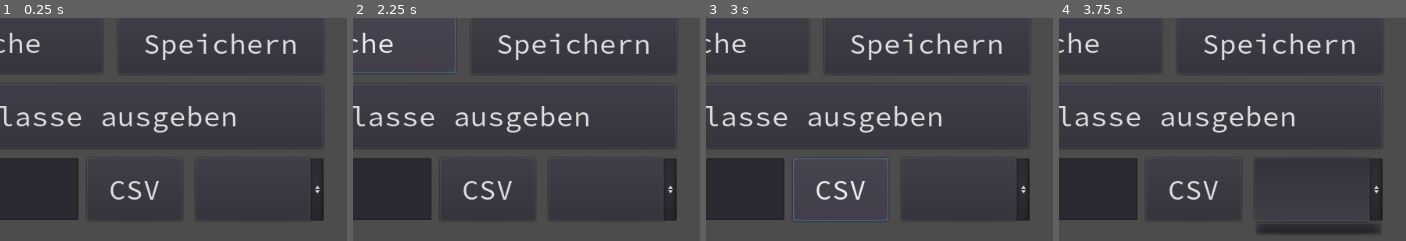
Above: before the commit, frames 1-4 (left to right).
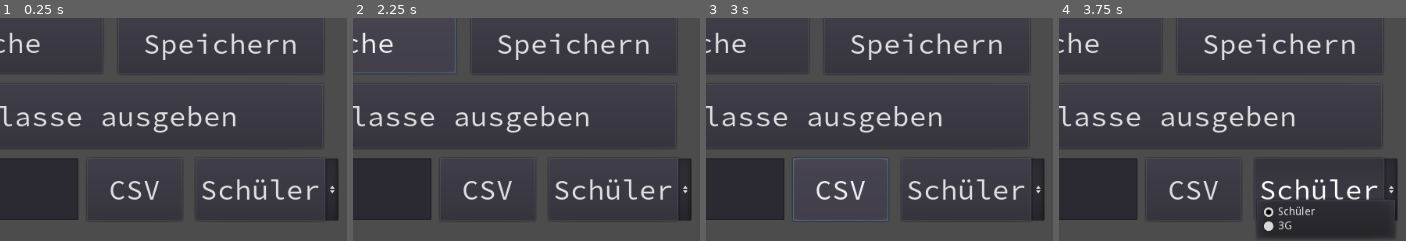
Above: after the commit, the same moments.

Repository: Surferlul/Manschaftswettbewerb2021
Game: Godot game, scene res://Main.tscn
Same seed, same stepped clock (60 frames per second), same inputs: the game is played once before the commit and once after it.
Inputs (mouse positions are % of the whole screen's width and height, from its top left; square brackets give the same spot before the commit, where the layout moved):
- Up to frame 1 (0.25 s): no input
- Up to frame 2 (2.25 s): click (13, 13) at 0.52 s; type "Alex" at 0.6 s; click (58, 14) at 0.75 s; type "12" at 0.83 s; click (10, 32) at 0.98 s; type "12" at 1.07 s; click (32, 32) at 1.27 s; type "12" at 1.35 s; click "Suche" at 2 s
- Up to frame 3 (3 s): click "CSV" at 2.75 s
- Up to frame 4 (3.75 s): click (55, 88) [54, 88] at 3.5 s
The pictures show only the part of the screen within x 17-67%, y 50-100%; the shares and areas given below are measured in that part.

The runs differ from the first frame. In frame 1, 2.3% of the frame differs, in the area x 58-98%, y 62-92%; in frame 2, 2.3%; in frame 3, 2.3%; in frame 4, 3.6%, in the area x 57-98%, y 62-99%.
Error before the commit: Parse Error: The identifier "dropdown" isn't declared in the current scope. (res://Main.gd:11)
Error after the commit: Invalid get index '3' (on base: 'PoolStringArray'). (res://Main.gd:80)

Commit message:
Update

Diff:
--- a/Main.gd
+++ b/Main.gd
@@ -8,10 +8,16 @@
 
 # Called when the node enters the scene tree for the first time.
 func _ready():
-	dropdown.add_item("Schüler")
-	dropdown.add_item("3G")
+	$dropdown.add_item("Schüler")
+	$dropdown.add_item("3G")
 
 class Schueler:
+	var vorname
+	var nachname
+	var klasse
+	var faecher
+	var geburtsdatum
+	var id
 	func _init(vorname, nachname, klasse, faecher, geburtsdatum, id):
 		self.vorname = vorname
 		self.nachname = nachname
@@ -24,6 +30,8 @@
 		self.id = id
 
 class Fach:
+	var name
+	var db
 	func _init(name, schueler = [], staten = []):
 		self.name = name
 		self.db = []
@@ -53,6 +61,8 @@
 		return false
 
 class Klasse:
+	var name
+	var schueler
 	func _init(name, schueler = []):
 		self.name = name
 		self.schueler = schueler
@@ -66,9 +76,9 @@
 	var file = File.new()
 	file.open(datei_name, file.READ)
 	while !file.eof_reached():
-		var csv = file.get_csv_line()
-		if !(csv[2] in db["Klassen"]):
-			db["Klassen"][csv[2]] = Klasse.new(csv[2])
+		var csv = file.get_csv_line(";")
+		if !(csv[3] in db["Klassen"]):
+			db["Klassen"][csv[3]] = Klasse.new(csv[3])
 		db["Schueler"][csv[0]] = Schueler.new(csv[1], csv[2], db["Klassen"][csv[3]], [], csv[4], csv[0])
 
 func read_res_csv(datei_name):
@@ -121,3 +131,12 @@
 		$NameE.text = s.nachname
 		$VornameE.text = s.vorname
 		$KlasseE.text = s.klasse.name
+		$Id.text = s.id
+
+
+func _on_CSV_pressed():
+	print($CSV_name.text)
+	if $dropdown.selected == 0:
+		read_new_csv($CSV_name.text)
+	else:
+		read_res_csv($CSV_name.text)
--- a/Main.tscn
+++ b/Main.tscn
@@ -68,7 +68,7 @@
 "_edit_use_anchors_": false
 }
 
-[node name="TextEdit2" type="TextEdit" parent="."]
+[node name="VornameE" type="TextEdit" parent="."]
 margin_left = 267.0
 margin_top = 77.0
 margin_right = 463.0
@@ -261,7 +261,6 @@
 "_edit_use_anchors_": false
 }
 
-[connection signal="pressed" from="Suche" to="." method="_on_Suche_pressed"]
 [node name="CSV" type="Button" parent="."]
 margin_left = 288.0
 margin_top = 494.0
@@ -283,7 +282,7 @@
 "_edit_use_anchors_": false
 }
 
-[node name="CSV-name" type="TextEdit" parent="."]
+[node name="CSV_name" type="TextEdit" parent="."]
 margin_left = 46.8409
 margin_top = 493.523
 margin_right = 276.841
@@ -292,3 +291,6 @@
 __meta__ = {
 "_edit_use_anchors_": false
 }
+
+[connection signal="pressed" from="Suche" to="." method="_on_Suche_pressed"]
+[connection signal="pressed" from="CSV" to="." method="_on_CSV_pressed"]
